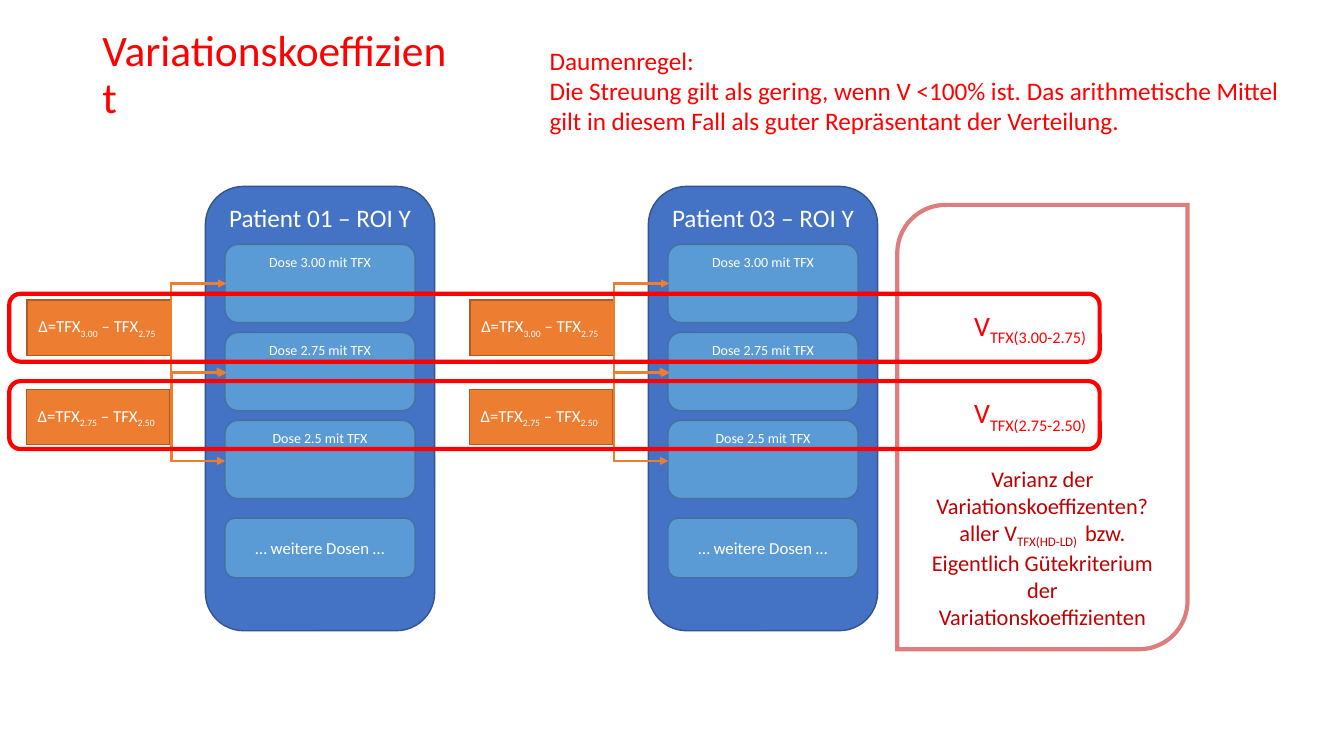
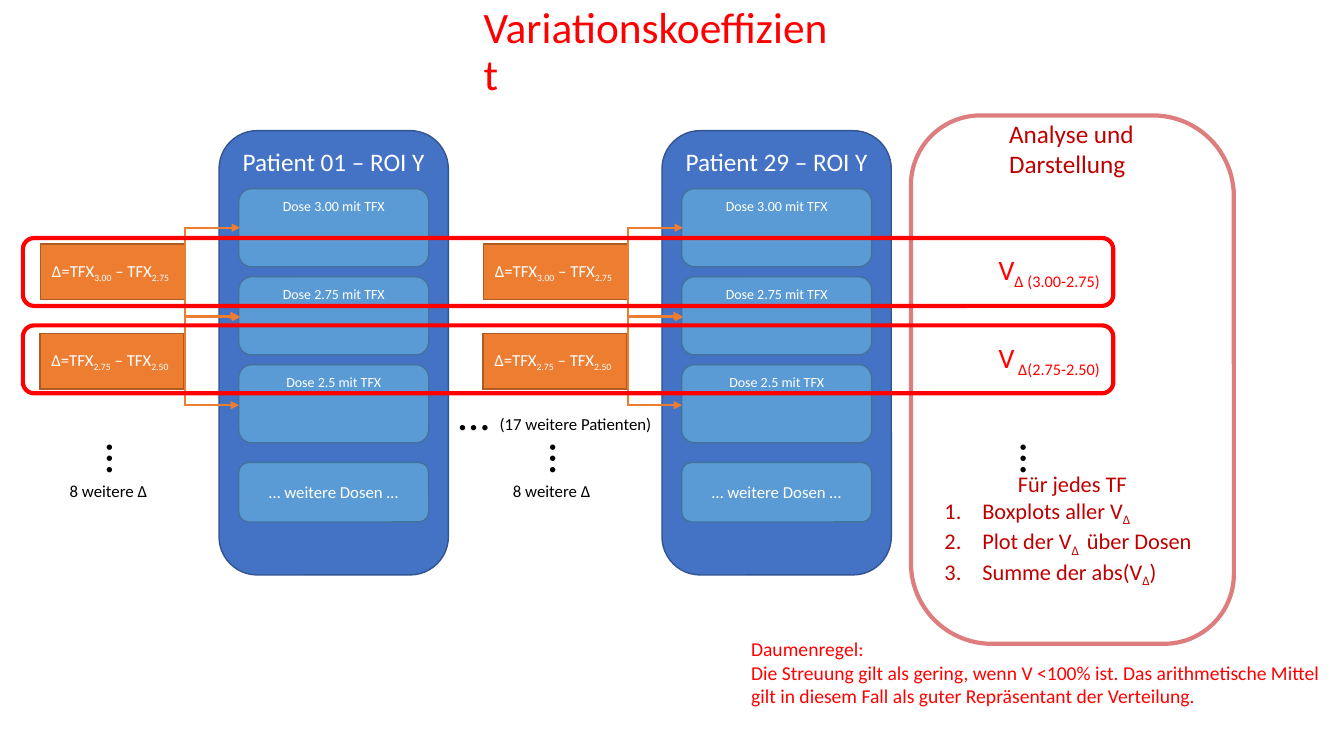
Before and after one commit to thomaskuestner/TAToolbox, a slide deck: slide 6 of Matthias/02-Patients3MBq/Was_wird_wie_getestet.pptx. Drawn at 1344x756 pixels with LibreOffice and Linux fonts; fonts in the diff are those of the drawing. Boxes give left, top, right and bottom in pixels: in the first picture for what was removed or moved away, otherwise in the second. Text is boxed around its words. In the diff, an @@ line names an element or a change of style, - is before the commit and + after.

Commit message:
another_plot_kind_for_coeff

```diff
--- a/Matthias/02-Patients3MBq/Was_wird_wie_getestet.pptx
+++ b/Matthias/02-Patients3MBq/Was_wird_wie_getestet.pptx
@@ title "Variationskoeffizient": place and size @@
-title "Variationskoeffizient" at <box>93,40,470,112</box>
+title "Variationskoeffizient" at <box>474,17,851,89</box>
@@ round diag rect "Für jedes TF": place and size @@
-round diag rect "Für jedes TF" at <box>897,205,1188,649</box>
+round diag rect "Für jedes TF" at <box>911,115,1234,643</box>
@@ round diag rect "Für jedes TF" at <box>911,115,1234,643</box>: proportions changed @@
@@ text added at <box>1009,125,1134,178</box>, 18 pt, text #C00000 @@
+Analyse und
+Darstellung
@@ text in rounded rectangle at <box>686,153,867,171</box>: text changed @@
-Patient 03 – ROI Y
+Patient 29 – ROI Y
@@ 12 rounded rectangles, 4 rectangles, 4 elbow double arrows: place and size @@
-12 rounded rectangles, 4 rectangles, 4 elbow double arrows at <box>9,187,1100,631</box>
+12 rounded rectangles, 4 rectangles, 4 elbow double arrows at <box>23,131,1114,576</box>
@@ text in rounded rectangle at <box>1027,275,1099,289</box>: text changed @@
-VTFX(3.00-2.75)
+VΔ (3.00-2.75)
@@ text in rounded rectangle at <box>999,350,1100,377</box>: text changed @@
-VTFX(2.75-2.50)
+V Δ(2.75-2.50)
@@ text added at <box>500,418,651,432</box>, 12 pt, text #000000 @@
+… (17 weitere Patienten)
@@ rectangle added at <box>93,434,157,476</box>, fill #FFFFFF, 32 pt, text #000000 @@
+…
@@ rectangle added at <box>536,434,601,476</box>, fill #FFFFFF, 32 pt, text #000000 @@
+…
@@ rectangle added at <box>1006,434,1071,476</box>, fill #FFFFFF, 32 pt, text #000000 @@
+…
@@ text in round diag rect at <box>982,476,1191,583</box>: text changed @@
-Varianz der Variationskoeffizenten? aller VTFX(HD-LD) bzw. Eigentlich Gütekriterium der Variationskoeffizienten
+Für jedes TF
+1. Boxplots aller VΔ
+2. Plot der VΔ über Dosen
+3. Summe der abs(VΔ)
@@ text added at <box>70,485,147,497</box>, 12 pt, text #000000 @@
+8 weitere Δ
@@ text added at <box>513,485,590,497</box>, 12 pt, text #000000 @@
+8 weitere Δ
@@ text "Daumenregel:": place and size @@
-text "Daumenregel:" at <box>550,52,1278,135</box>
+text "Daumenregel:" at <box>751,642,1319,707</box>
@@ text "Daumenregel:" at <box>751,642,1319,707</box>: size 18 to 14 pt @@
```
Also in this commit, not shown: 4 other files.
